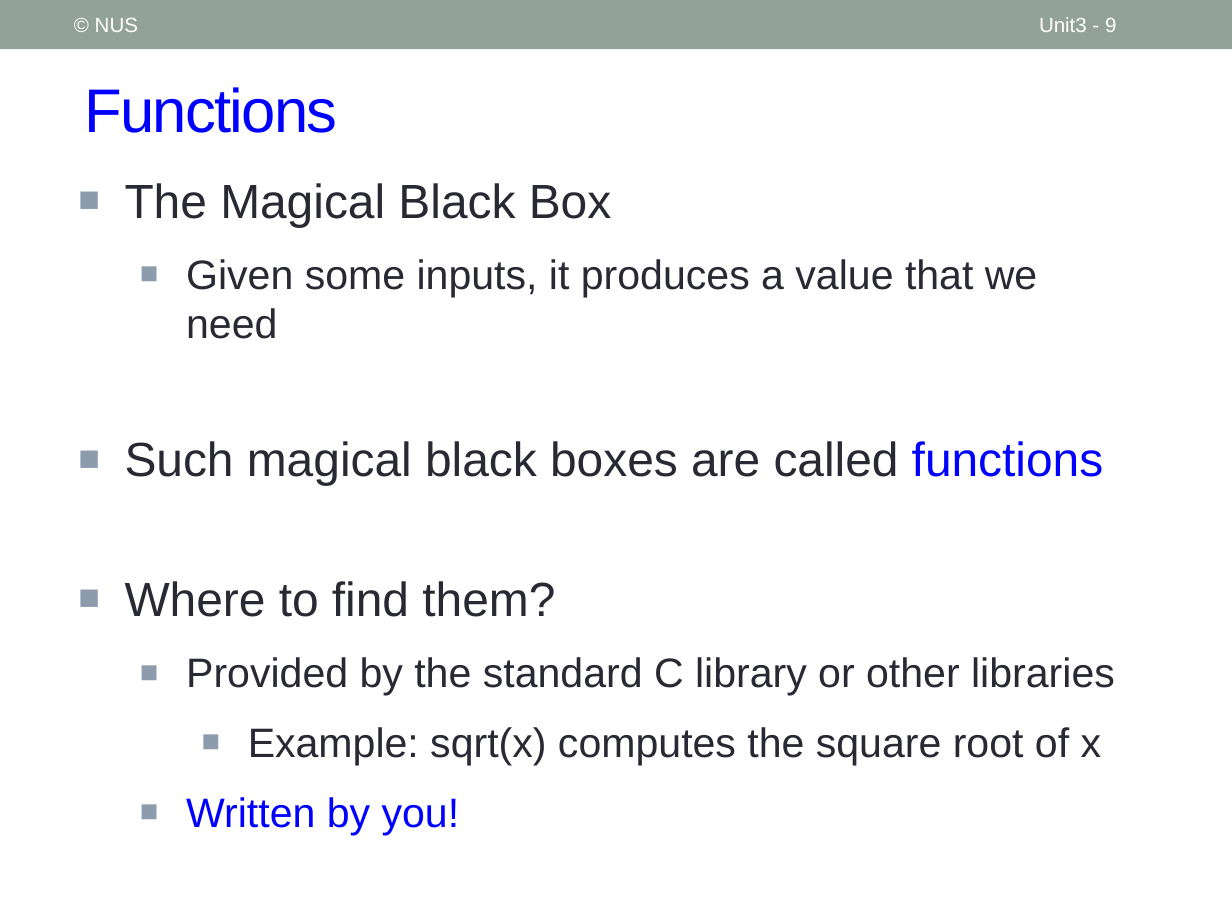
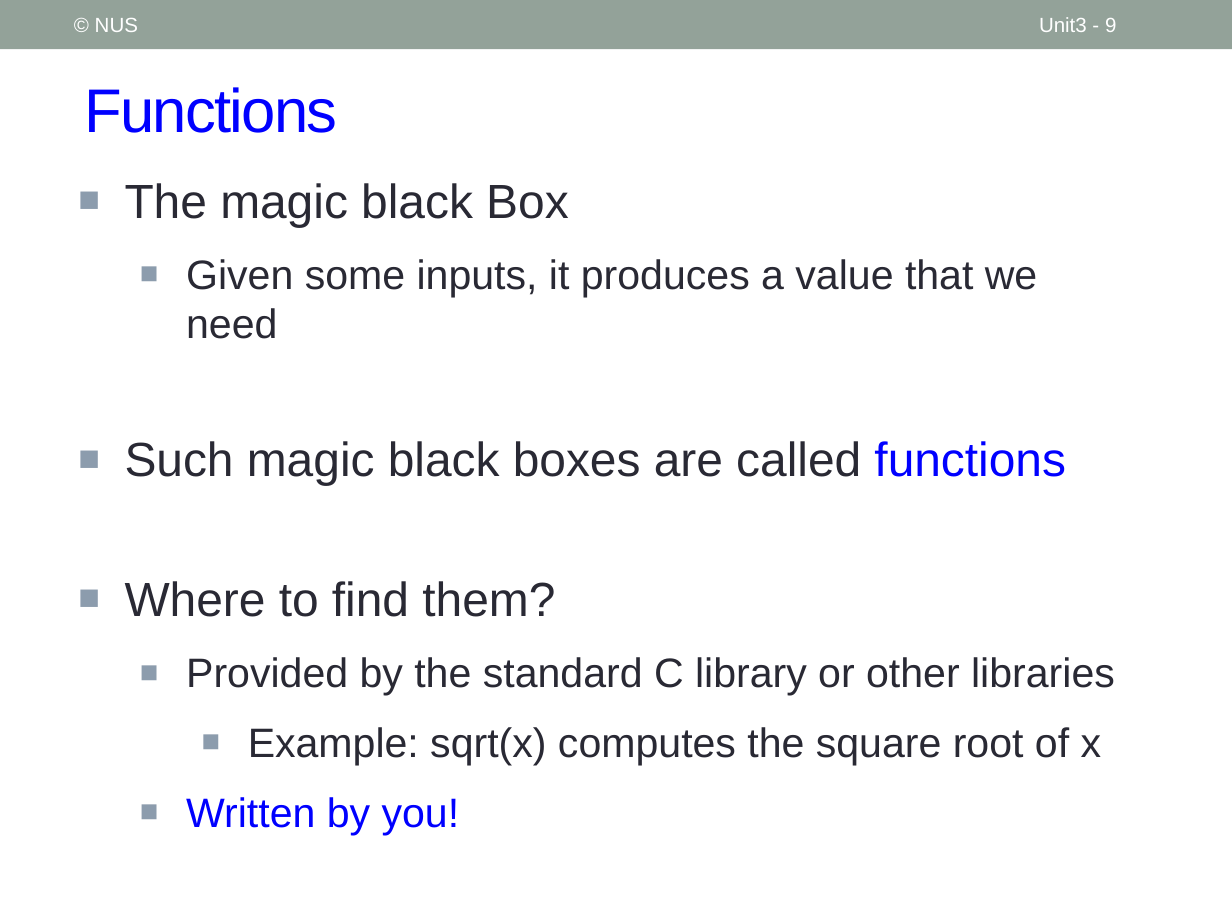
Before and after one commit to nus-cs1010-2021-s2/website, a slide deck: slide 9 of slides/Unit3_Functions.pptx. Drawn at 1232x924 pixels with LibreOffice and Linux fonts; fonts in the diff are those of the drawing. Boxes give left, top, right and bottom in pixels: in the first picture for what was removed or moved away, otherwise in the second. Text is boxed around its words. In the diff, an @@ line names an element or a change of style, - is before the commit and + after.

```diff
--- a/slides/Unit3_Functions.pptx
+++ b/slides/Unit3_Functions.pptx
@@ text at box(125, 183, 569, 227): text changed @@
-■ The Magical Black Box
+■ The magic black Box
@@ text at box(125, 441, 1066, 486): text changed @@
-■ Such magical black boxes are called functions
+■ Such magic black boxes are called functions
```
Also in this commit, not shown: 3 other slides changed, 3 slides added, 6 other files.
